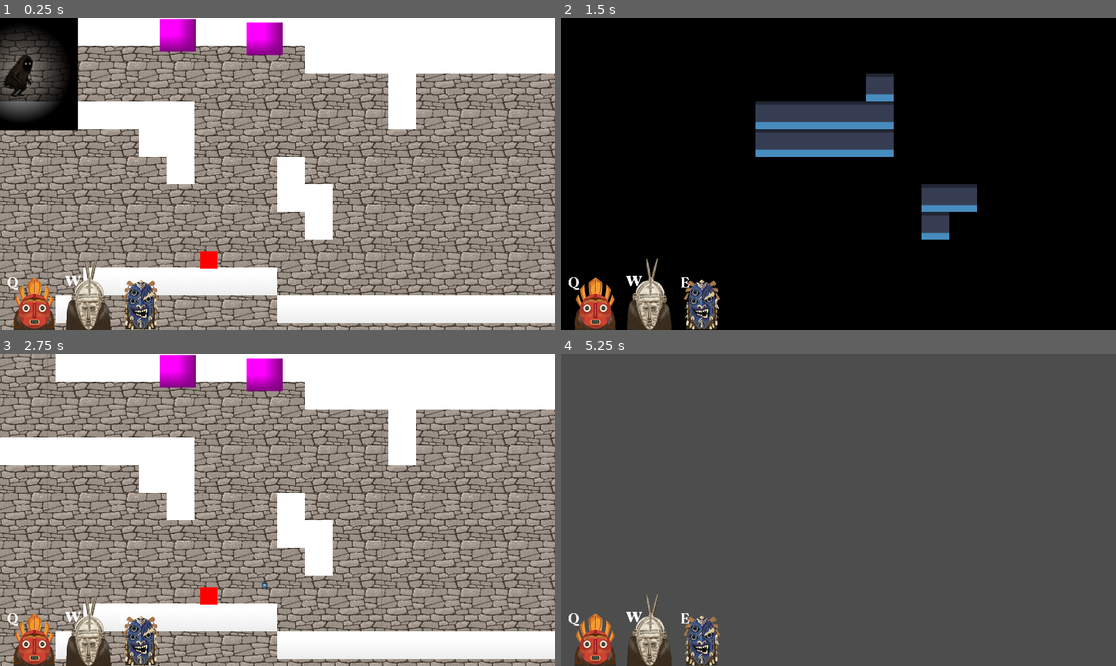
Above: before the commit, frames 1-4 (two rows, left to right).
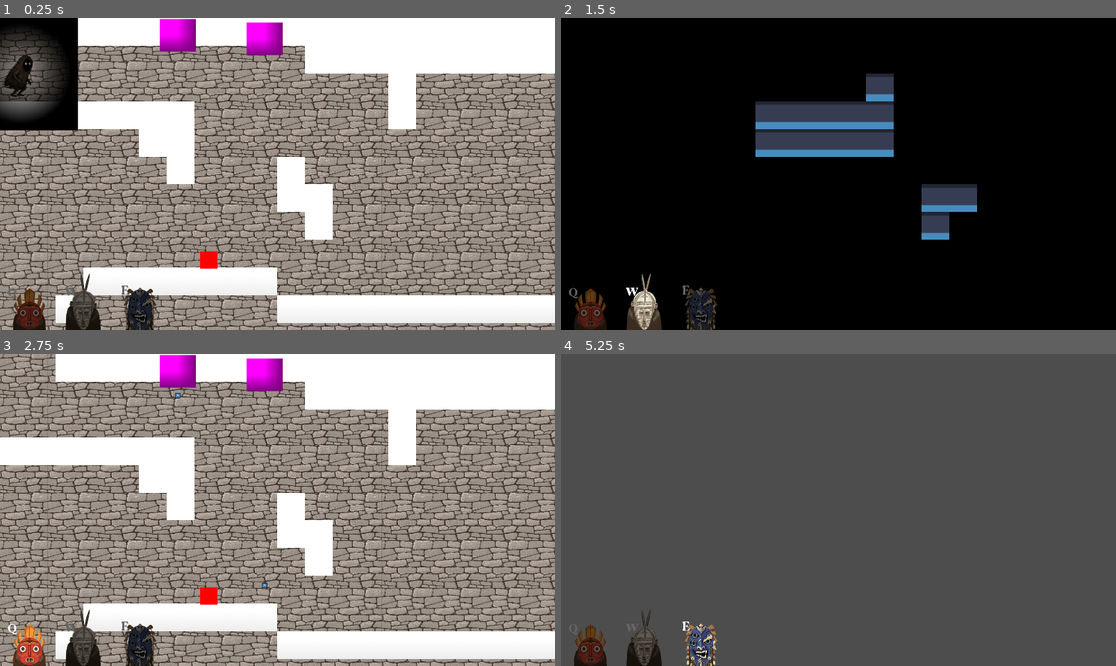
Above: after the commit, the same moments.

Repository: NahuelArrieta/MaskGame
Game: Godot game, scene res://levels/level-001.tscn
Two runs of this game, one before a commit and one after it. Both use one fixed random seed, a clock stepped at 60 frames per second and the inputs below. The engine's default icon, where the game draws it, is replaced by a stand-in: a white triangle on a blue panel in a dark square.
Inputs:
- Up to frame 1 (0.25 s): no input
- Up to frame 2 (1.5 s): hold Right (RIGHT) from 0.53 s (still down); tap E (MASK_ANTIGRAVITY_KEY) at 0.6 s; tap Up (JUMP) at 0.77 s; tap W (MASK_DEATH_KEY) at 1.35 s
- Up to frame 3 (2.75 s): tap Up (JUMP) at 1.52 s; tap Enter at 2 s; release Right (RIGHT) at 2.03 s; hold Left (LEFT) from 2.03 s (still down); tap Q (MASK_FIRE_KEY) at 2.1 s
- Up to frame 4 (5.25 s): release Left (LEFT) at 2.78 s; hold Right (RIGHT) 2.78-4.28 s; tap E (MASK_ANTIGRAVITY_KEY) at 2.85, 5.1 s; tap Up (JUMP) at 3.02, 3.77, 4.52 s; tap Space at 3.5 s; tap W (MASK_DEATH_KEY) at 3.6 s; hold Left (LEFT) 4.28-5.03 s; tap Q (MASK_FIRE_KEY) at 4.35 s; hold Right (RIGHT) from 5.03 s (still down)

The runs differ from the first frame. In frame 1, 2.8% of the frame differs, in the area x 1-29%, y 77-100%; in frame 2, 2.7%; in frame 3, 2.7%; in frame 4, 2.8%.
Error before the commit: Cannot call method 'instantiate' on a null value. (res://entities/waterLeak/water_leak.gd:19)

Commit message:
minor fix

Diff:
--- a/entities/waterLeak/water_leak.gd
+++ b/entities/waterLeak/water_leak.gd
@@ -2,7 +2,7 @@
 
 # Esta variable aparecerá en el Inspector de Godot
 @export var tiempo_entre_gotas: float = 1.0
-@export var gota_scene: PackedScene = preload("./water_drop.tscn")
+@export var gota_scene: PackedScene = preload("res://entities/waterLeak/water_drop.tscn")
 
 @onready var timer = $Timer
 @onready var marker = $Marker2D
--- a/entities/waterLeak/water_leak.tscn
+++ b/entities/waterLeak/water_leak.tscn
@@ -6,8 +6,6 @@
 
 [node name="WaterLeak" type="Node2D"]
 script = ExtResource("1_tk64l")
-tiempo_entre_gotas = null
-gota_scene = null
 
 [node name="Sprite2D" type="Sprite2D" parent="."]
 position = Vector2(1.35525e-20, 2.38419e-07)
--- a/ui/HUD/hud.gd
+++ b/ui/HUD/hud.gd
@@ -1,4 +1,4 @@
-extends HBoxContainer
+extends Control
 
 # Colores para el estado
 var color_activo = Color(1, 1, 1, 1)      # Blanco intenso
--- a/ui/HUD/hud.tscn
+++ b/ui/HUD/hud.tscn
@@ -23,28 +23,30 @@
 
 [node name="Mask Fire" type="TextureRect" parent="VBoxContainer"]
 layout_mode = 2
-offset_left = 250.0
-offset_top = -5.00061
-offset_right = 2082.0
-offset_bottom = 1827.0
+offset_left = 270.0
+offset_top = 375.0
+offset_right = 2102.0
+offset_bottom = 2207.0
+scale = Vector2(0.8, 0.8)
 texture = ExtResource("2_4mj14")
 expand_mode = 2
 
 [node name="Mask Death" type="TextureRect" parent="VBoxContainer"]
 layout_mode = 2
 offset_left = 2200.0
-offset_top = -725.0
+offset_top = -175.0
 offset_right = 3468.0
-offset_bottom = 1107.0
-scale = Vector2(1.4, 1.4)
+offset_bottom = 1657.0
+scale = Vector2(1.1, 1.1)
 size_flags_horizontal = 3
 texture = ExtResource("2_67cnd")
 stretch_mode = 1
 
 [node name="Mask Gravity" type="TextureRect" parent="VBoxContainer"]
 layout_mode = 2
-offset_left = 4160.0
-offset_top = -25.0
-offset_right = 5496.0
-offset_bottom = 1807.0
+offset_left = 4200.0
+offset_top = 265.0
+offset_right = 5536.0
+offset_bottom = 2097.0
+scale = Vector2(0.9, 0.9)
 texture = ExtResource("4_4mj14")
Not shown: 2 places in levels/level-001.tscn that only renumber resources
